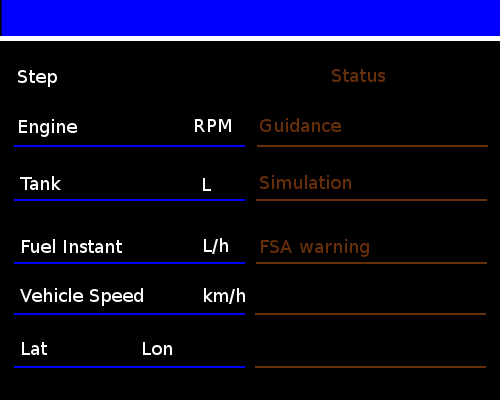
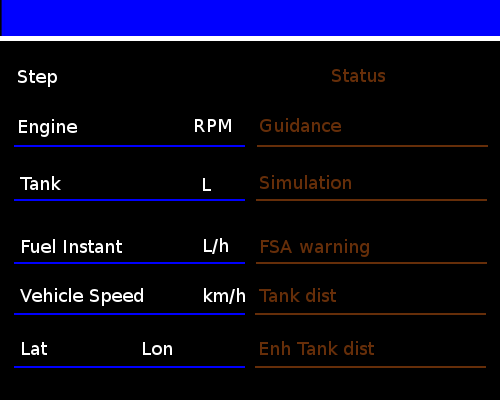
Layers edited between the first and the second w=500, h=400 image:
added layer "Enh Tank dist" above "Tank dist" over [260, 341, 374, 355]
added layer "Tank dist" above "FSA warning" over [259, 288, 336, 302]
